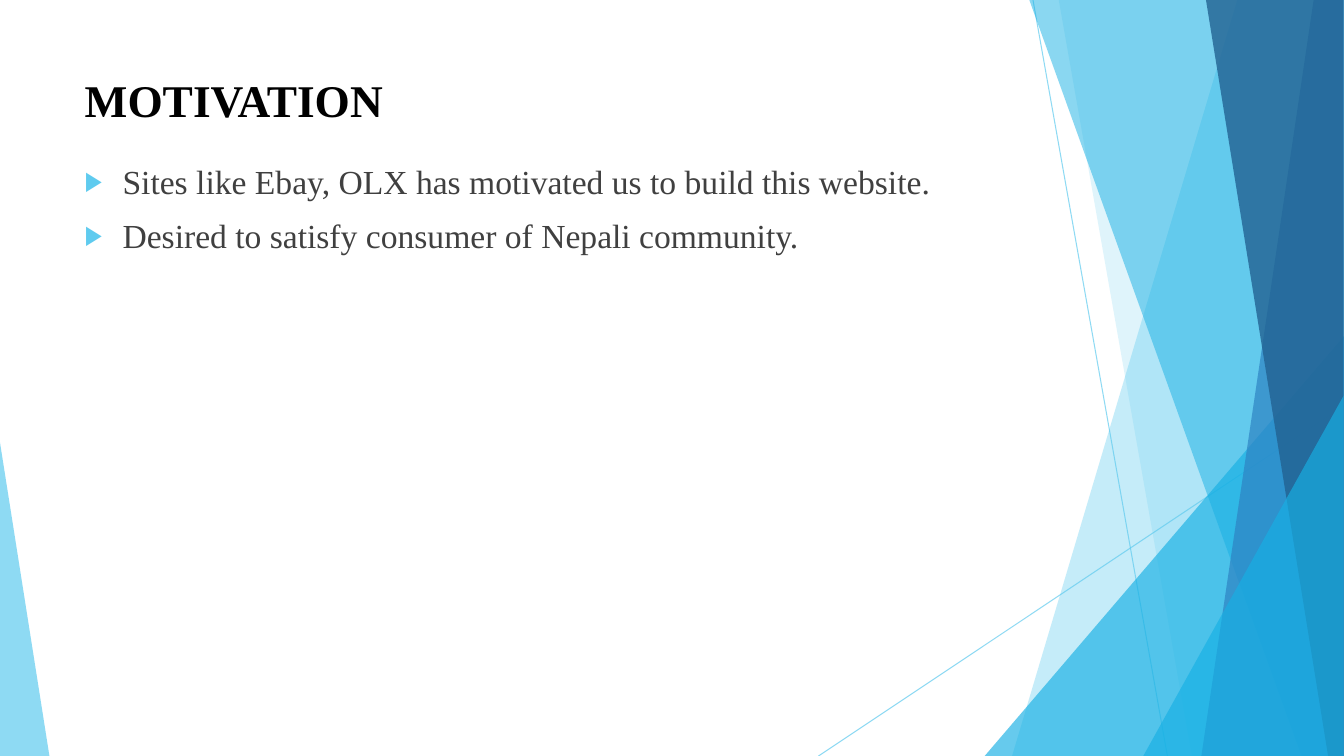
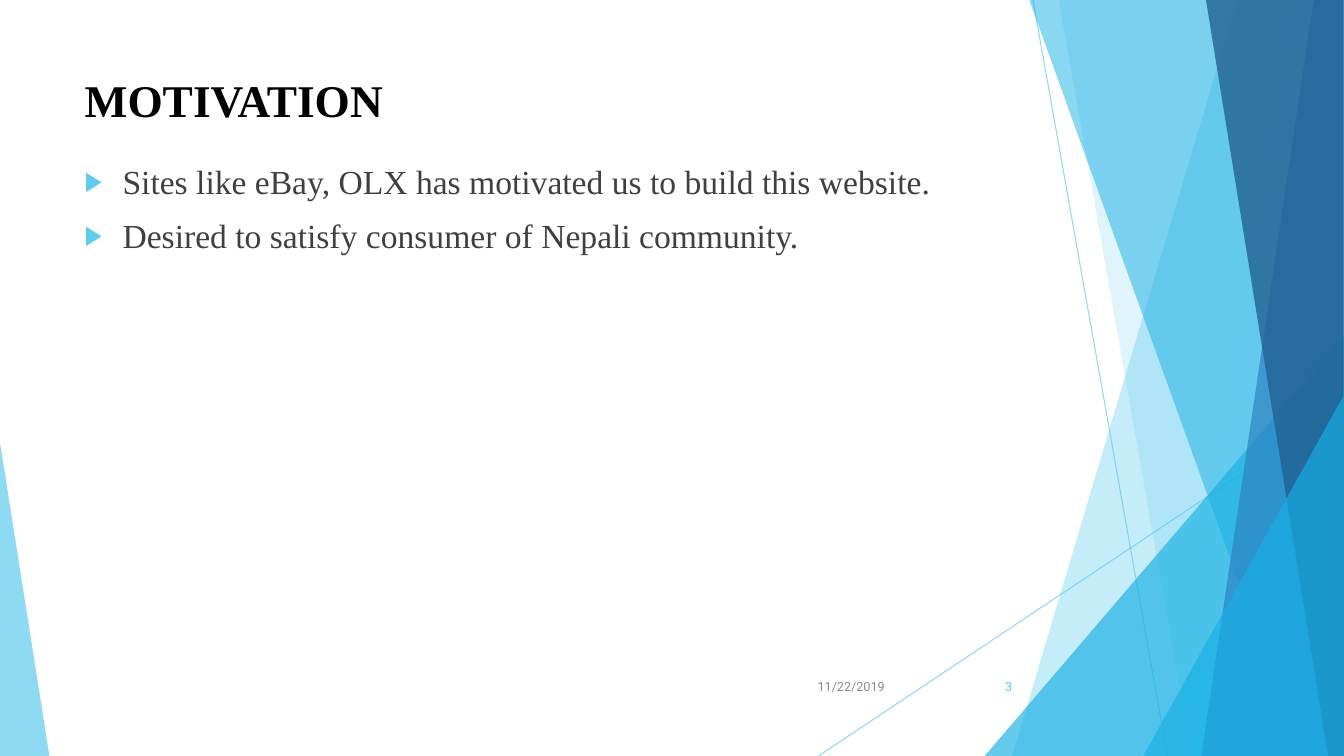
Before and after one commit to KojuOrg/E-Mart-Document, a slide deck: slide 3 of Proposal/Presentation/ProposalSlide.pptx. Drawn at 1344x756 pixels with LibreOffice and Linux fonts; fonts in the diff are those of the drawing. Boxes give left, top, right and bottom in pixels: in the first picture for what was removed or moved away, otherwise in the second. Text is boxed around its words. In the diff, an @@ line names an element or a change of style, - is before the commit and + after.

```diff
--- a/Proposal/Presentation/ProposalSlide.pptx
+++ b/Proposal/Presentation/ProposalSlide.pptx
@@ text at box(123, 170, 930, 201): text changed @@
-▶ Sites like Ebay, OLX has motivated us to build this website.
+▶ Sites like eBay, OLX has motivated us to build this website.
@@ text added at box(818, 682, 885, 692), 9 pt, text #8C8C8C @@
+11/22/2019
@@ page number added at box(1005, 682, 1012, 691), 9 pt, text #5FCBEF @@
+3
```
Also in this commit, not shown: 13 other slides changed, 1 other file.
